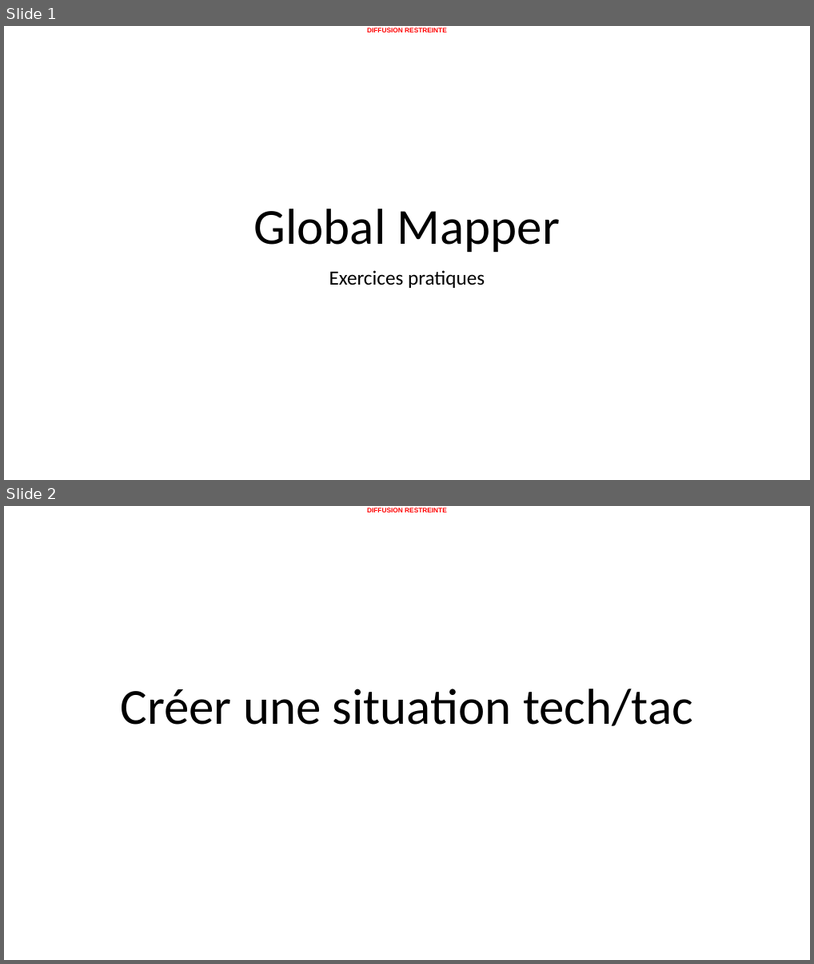
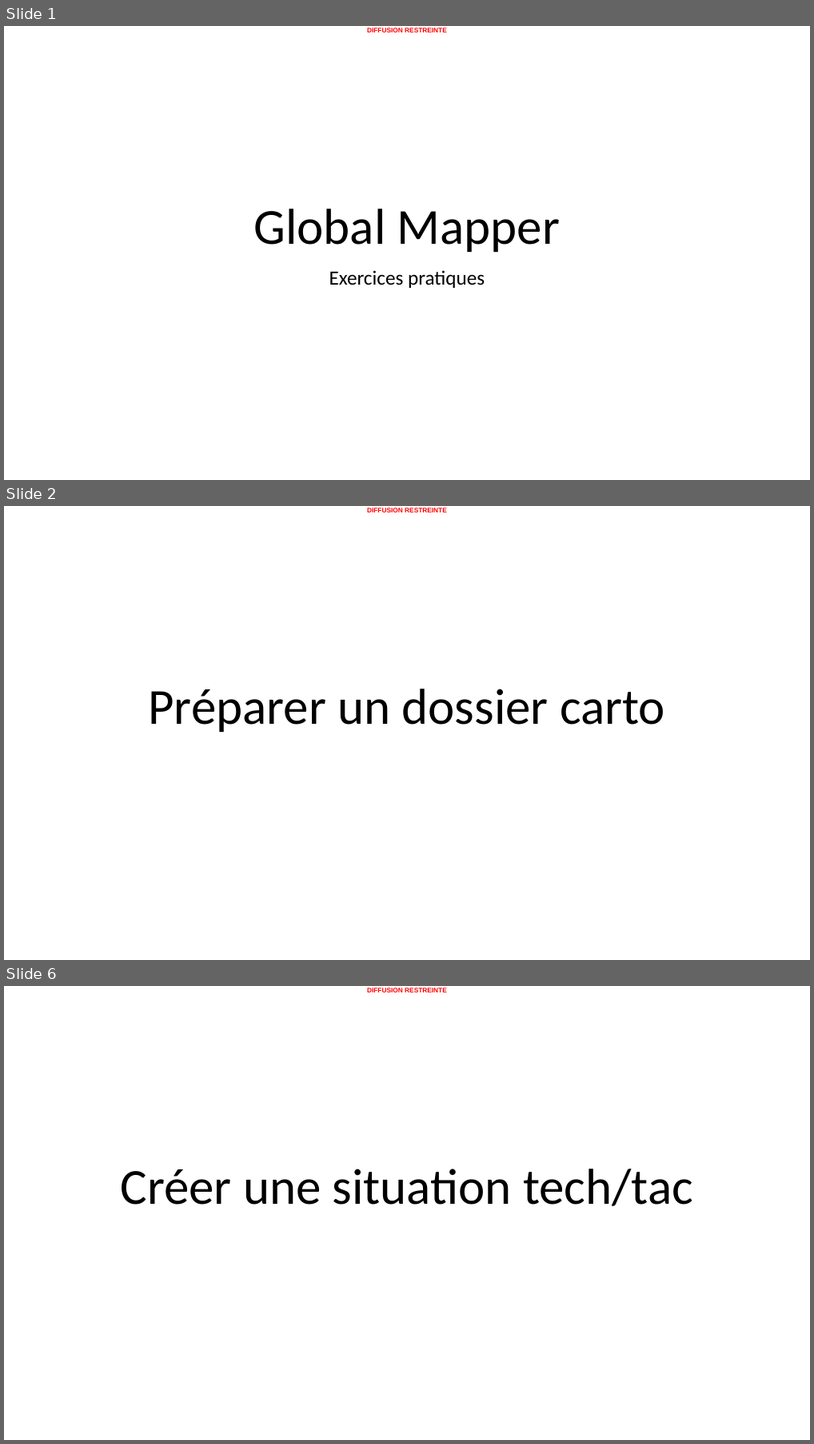
Before and after one commit to 20100dbg/OutilsGeo, a slide deck: cours/GM - Travaux pratiques - cas concrets.pptx. Shown one above the other, each under a label of ours: slides 1 and 2 before the commit, slides 1, 2 and 6 after it; the slides between them are not shown. The pictures are 814x964 and 814x1444 pixels, drawn with LibreOffice and Linux fonts; fonts in the diff are those of the drawing; background and template pictures are left out. Boxes give left, top, right and bottom in pixels: in the first picture for what was removed or moved away, otherwise in the second. Text is boxed around its words. In the diff, an @@ line names an element or a change of style, - is before the commit and + after.

```diff
--- a/cours/GM - Travaux pratiques - cas concrets.pptx
+++ b/cours/GM - Travaux pratiques - cas concrets.pptx
@@ slide 2 added at <box>4,506,810,960</box>, background #FFFFFF; not listed: 1 template element that a slide beside it also shows @@
@@ title added at <box>148,688,666,732</box>, 60 pt, text #000000 @@
+Préparer un dossier carto
@@ what was slide 2 is now slide 6 @@
```
Also in this commit, not shown: 4 other slides added, 13 other files.
